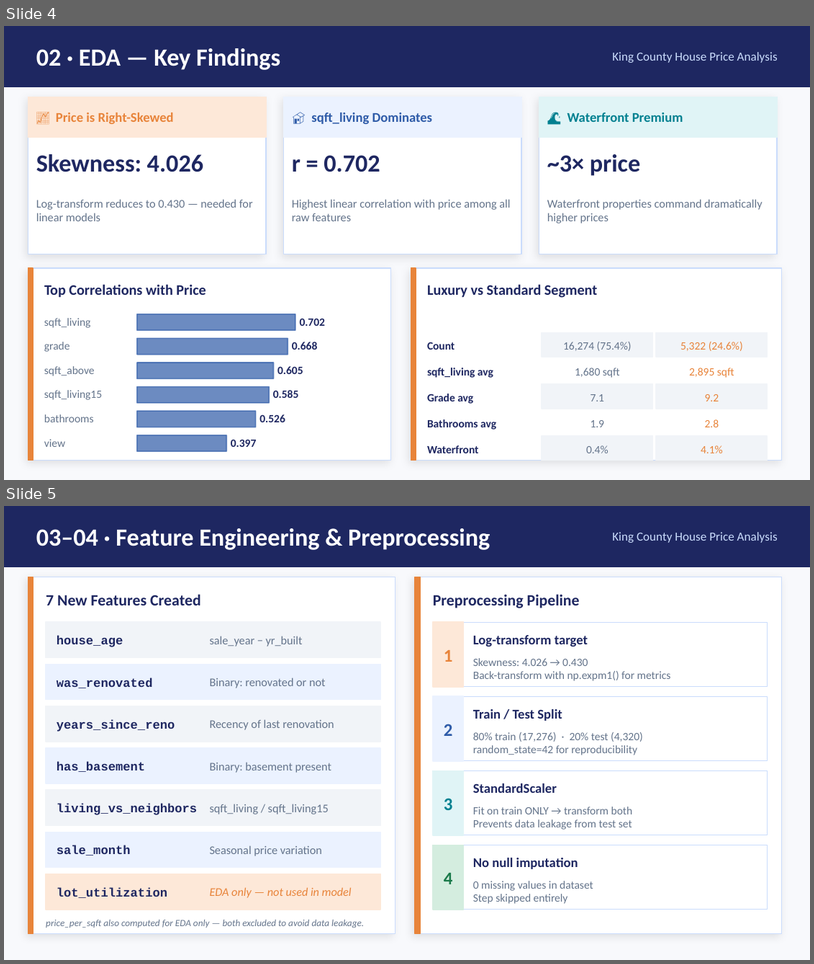
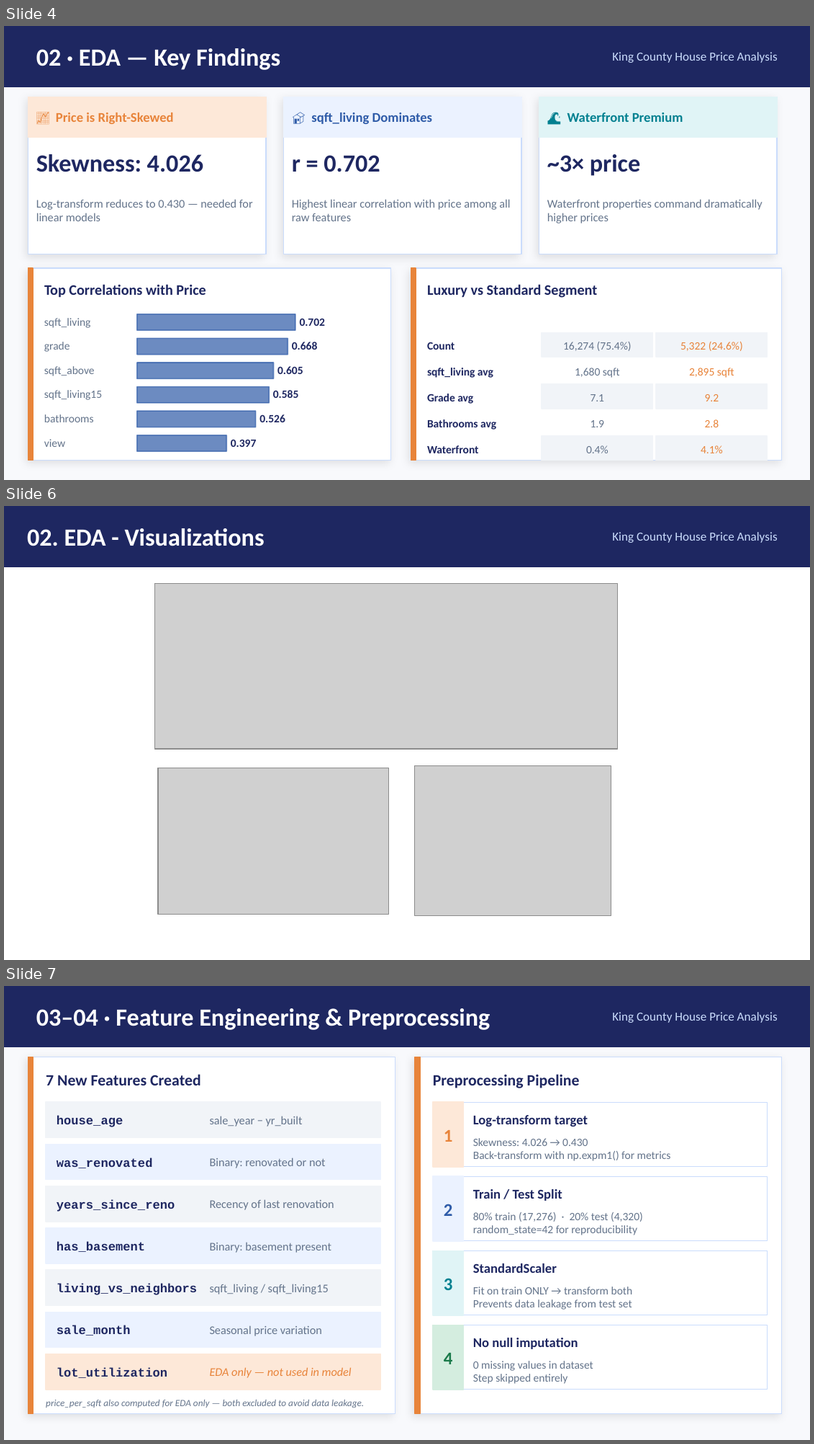
Before and after one commit to lauraromerog/Real-State-Finance, a slide deck: King_County_Presentation.pptx. Shown one above the other, each under a label of ours: slides 4 and 5 before the commit, slides 4, 6 and 7 after it; the slides between them are not shown. The pictures are 814x964 and 814x1444 pixels, drawn with LibreOffice and Linux fonts; fonts in the diff are those of the drawing; grey boxes stand for pictures. Boxes give left, top, right and bottom in pixels: in the first picture for what was removed or moved away, otherwise in the second. Text is boxed around its words. In the diff, an @@ line names an element or a change of style, - is before the commit and + after.

```diff
--- a/King_County_Presentation.pptx
+++ b/King_County_Presentation.pptx
@@ slide 6 added at [4, 506, 810, 960], background #FFFFFF @@
@@ rectangle added at [4, 506, 810, 566], fill #1E2761, outline #1E2761 1 pt @@
@@ text added at [27, 528, 265, 546], 22 pt, text #FFFFFF, bold @@
+02. EDA - Visualizations
@@ text added at [612, 532, 778, 543], 11 pt, text #CADCFC @@
+King County House Price Analysis
@@ picture added at [154, 584, 618, 749] @@
@@ picture added at [158, 767, 388, 914] @@
@@ picture added at [415, 766, 611, 916] @@
@@ what was slide 5 is now slide 7 @@
```
Also in this commit, not shown: 2 slides changed, 1 other slide added.
